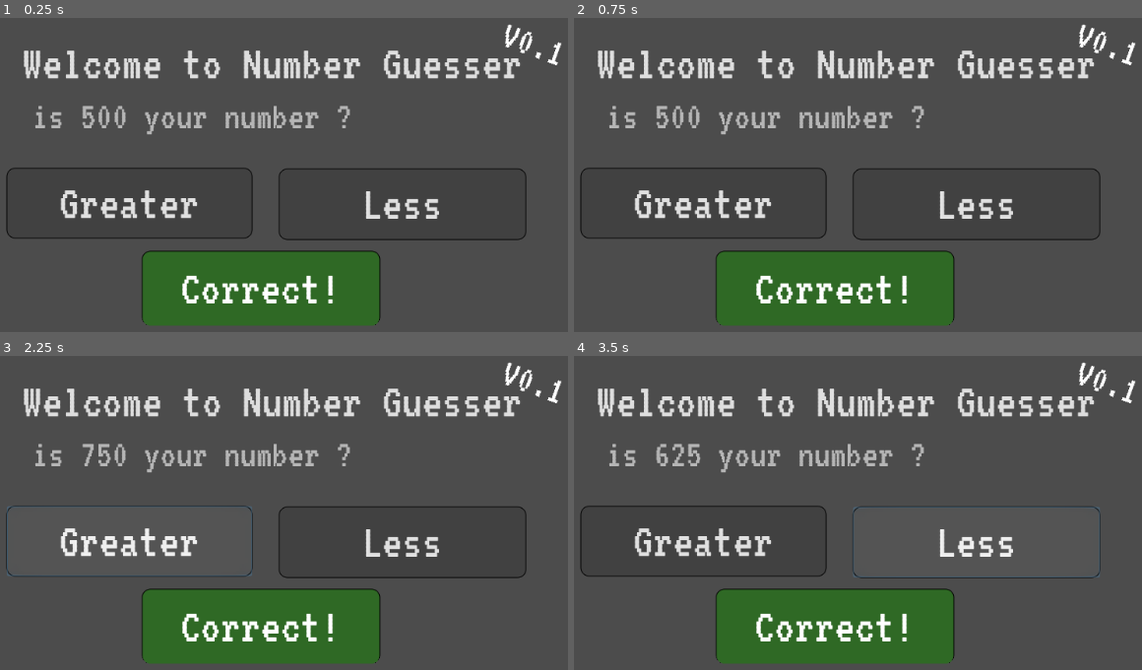
Above: before the commit, frames 1-4 (two rows, left to right).
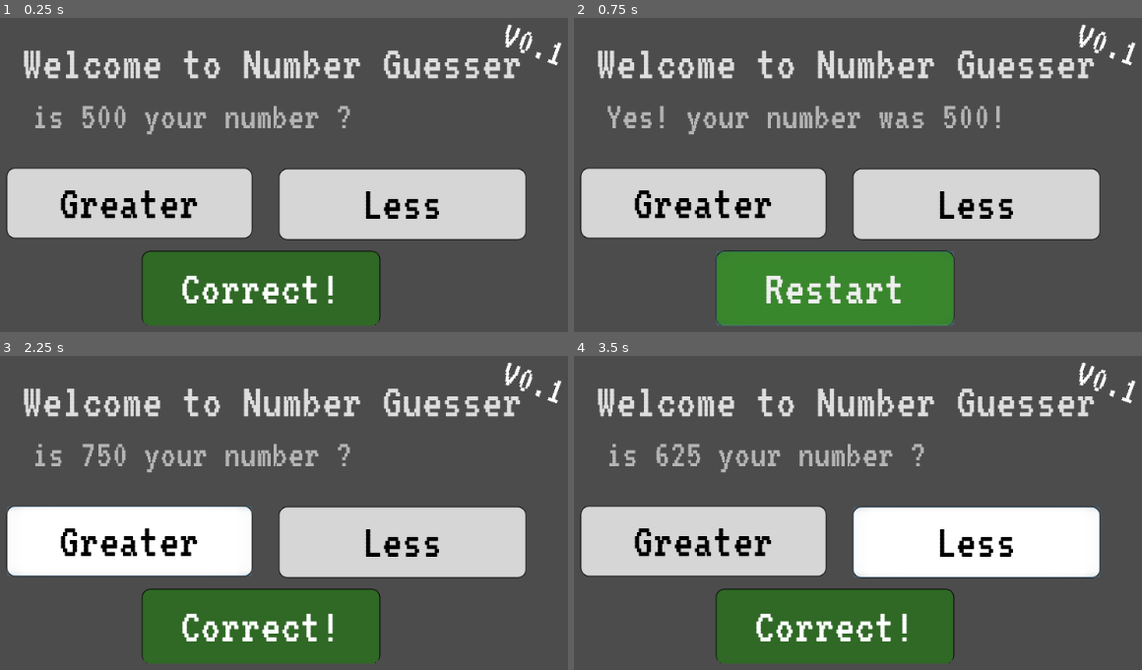
Above: after the commit, the same moments.

Repository: xIllusivex/NumberGuesser_Godot_3.0_Python3
Game: Godot game, scene res://Main.tscn
Same seed, same stepped clock (60 frames per second), same inputs: the game is played once before the commit and once after it.
Inputs:
- Up to frame 1 (0.25 s): no input
- Up to frame 2 (0.75 s): click "Correct!" at 0.5 s
- Up to frame 3 (2.25 s): click "Correct!" (after the commit: "Restart") at 1.25 s; click "Greater" at 2 s
- Up to frame 4 (3.5 s): click "Less" at 2.75 s

The runs differ from the first frame. In frame 1, 19% of the frame differs, in the area x 1-93%, y 47-71%; in frame 2, 31%, in the area x 1-93%, y 27-99%; in frame 3, 19%; in frame 4, 19%.

Commit message:
completed the GUI the game is completely functional now

Diff:
--- a/Main.gd
+++ b/Main.gd
@@ -4,6 +4,8 @@
 # randi function returns a random number randi()%11+1
 
 onready var message = $Message
+onready var btnCorrect = $Correct
+
 
 var num
 var minGuess = 1
@@ -50,4 +52,9 @@
 
 
 func _on_Correct_pressed():
-	restartGame()
+	if (end):
+		btnCorrect.text = "Correct"
+		restartGame()
+	else:
+		btnCorrect.text = "Restart"
+		endGame()
--- a/Main.tscn
+++ b/Main.tscn
@@ -129,6 +129,9 @@
 custom_styles/pressed = ExtResource( 4 )
 custom_styles/normal = ExtResource( 5 )
 custom_fonts/font = ExtResource( 2 )
+custom_colors/font_color = Color( 0, 0, 0, 1 )
+custom_colors/font_color_hover = Color( 0, 0, 0, 1 )
+custom_colors/font_color_pressed = Color( 0, 0, 0, 1 )
 toggle_mode = false
 enabled_focus_mode = 2
 shortcut = null
@@ -190,6 +193,9 @@
 custom_styles/pressed = ExtResource( 3 )
 custom_styles/normal = ExtResource( 5 )
 custom_fonts/font = ExtResource( 2 )
+custom_colors/font_color = Color( 0, 0, 0, 1 )
+custom_colors/font_color_hover = Color( 0, 0, 0, 1 )
+custom_colors/font_color_pressed = Color( 0, 0, 0, 1 )
 toggle_mode = false
 enabled_focus_mode = 2
 shortcut = null
@@ -197,7 +203,7 @@
 text = "Less"
 flat = false
 align = 1
-_sections_unfolded = [ "custom_fonts", "custom_styles" ]
+_sections_unfolded = [ "custom_colors", "custom_fonts", "custom_styles" ]
 
 [connection signal="pressed" from="Greater" to="." method="_on_Greater_pressed"]
 
--- a/guessButtonHover.tres
+++ b/guessButtonHover.tres
@@ -6,7 +6,7 @@
 content_margin_right = -1.0
 content_margin_top = -1.0
 content_margin_bottom = -1.0
-bg_color = Color( 0.332031, 0.332031, 0.332031, 1 )
+bg_color = Color( 1, 1, 1, 1 )
 draw_center = true
 border_width_left = 1
 border_width_top = 1
--- a/guessButtonStatic.tres
+++ b/guessButtonStatic.tres
@@ -6,7 +6,7 @@
 content_margin_right = -1.0
 content_margin_top = -1.0
 content_margin_bottom = -1.0
-bg_color = Color( 0.257812, 0.257812, 0.257812, 1 )
+bg_color = Color( 0.839844, 0.839844, 0.839844, 1 )
 draw_center = true
 border_width_left = 1
 border_width_top = 1
